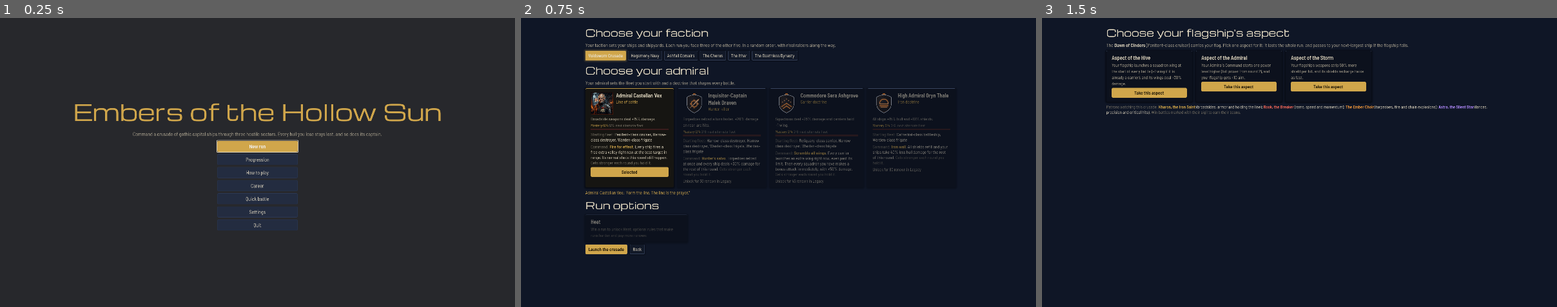
Above: before the commit, frames 1-3 (left to right).
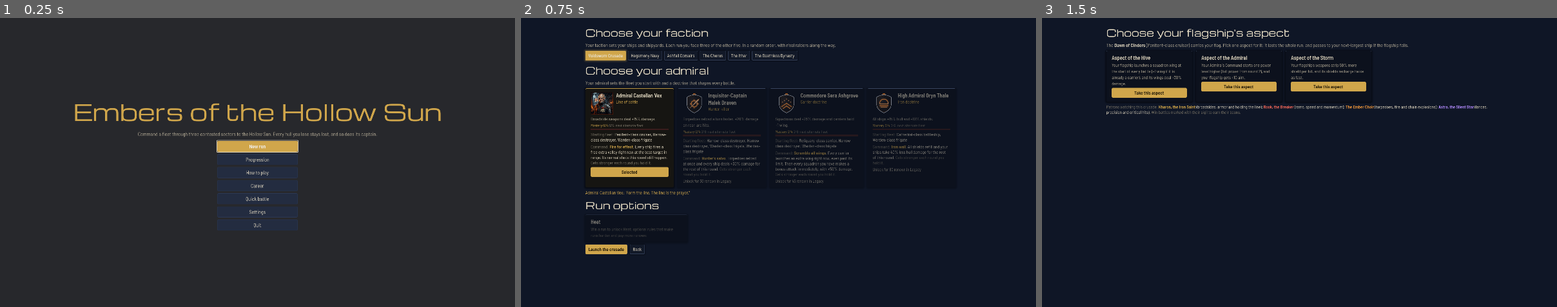
Above: after the commit, the same moments.

Repository: rcbailey12/voidsworn
Game: Godot game, scene res://main/main.tscn
Same seed, same stepped clock (60 frames per second), same inputs: the game is played once before the commit and once after it.
Inputs:
- Up to frame 1 (0.25 s): no input
- Up to frame 2 (0.75 s): click "New run" at 0.5 s
- Up to frame 3 (1.5 s): click "Launch the crusade" at 1.25 s

The runs differ from the first frame. In frame 1, 0.3% of the frame differs, in the area x 25-75%, y 39-42%; in frame 2, nothing differs; in frame 3, nothing differs.

Commit message:
G2: lore round 8 strings from rename_map_final.md (R59): tagline (Command a fleet through three contested sectors to the Hollow Sun...); battle log The Hollow Sun warps this field, on the scanners; ship panel Fleet protocols, Archive restore; fallback campaign UI Take protocol, Take salvage (relic is salvage, Opus veto), Launch; screenshot fixture Casimir Holloway of the Banked Fire; ids unchanged; FEATURES
Co-Authored-By: Claude Opus 5.5 <noreply@anthropic.com>
Claude-Session: https://claude.ai/code/session_01VJBdzhr7ytnn2ZtL2Z9aWh

Diff:
--- a/godot/main/campaign_fallback_ui.gd
+++ b/godot/main/campaign_fallback_ui.gd
@@ -4,12 +4,12 @@
 # be clicked through with it. Words for the buttons follow the browser's where known.
 
 const HUD := preload("res://ui/battle/hud.gd")
-const WORDS := {"newRunScreen": "New run", "continueRun": "Continue run", "startRun": "Launch the crusade", "enterNode": "Go to", "leaveYard": "Leave the shipyard",
+const WORDS := {"newRunScreen": "New run", "continueRun": "Continue run", "startRun": "Launch", "enterNode": "Go to", "leaveYard": "Leave the shipyard",
 	"backMap": "Back to the map", "backShipyard": "Back to the shipyard", "repairAll": "Repair all", "repair": "Repair", "buyHull": "Buy hull", "buyMod": "Buy module",
 	"upgradeMk": "Upgrade", "sellShip": "Sell", "sellConfirm": "Sell it", "equip": "Equip", "unequip": "Unequip", "promote": "Promote", "fleetScreen": "Fleet",
 	"fleetFromModal": "Fleet", "closeModal": "Close", "title": "Title screen", "legacy": "Progression", "help": "How to play", "pickAdmiral": "Admiral",
 	"pickFaction": "Faction", "pickAspect": "Aspect", "eventChoice": "Choose", "prizeStep": "Decide on the prize ships", "prizeSet": "Set", "prizeConfirm": "Confirm",
-	"salvageStep": "Salvage", "takeSalvage": "Take", "rewardNext": "Continue", "takeMod": "Take module", "takeBoon": "Take boon", "takeRelic": "Take relic",
+	"salvageStep": "Salvage", "takeSalvage": "Take", "rewardNext": "Continue", "takeMod": "Take module", "takeBoon": "Take protocol", "takeRelic": "Take salvage",
 	"takePerk": "Take perk", "c3continue": "Continue", "c3retreat": "Retreat", "c3retreatYes": "Retreat", "c3retreatNo": "Stay", "saveQuit": "Save and quit",
 	"abandonRun": "Abandon run", "buyVariant": "Unlock", "progTab": "Tab", "optAlt": "Alternate start", "optCmd": "Alternate Command", "optHeat": "Heat",
 	"battle": "Battle", "yardFleet": "Fleet"}
--- a/godot/scenes/battle/battle.gd
+++ b/godot/scenes/battle/battle.gd
@@ -469,10 +469,10 @@
 	for u in V["units"]:
 		if u["side"] == "enemy" and not u["squadron"]:
 			ne += 1
-	_log("Contact: %s. %d ship%s on the auspex." % [str(F.get("n", _enemy_fac())), ne, "s" if ne > 1 else ""], "s")
+	_log("Contact: %s. %d ship%s on the scanners." % [str(F.get("n", _enemy_fac())), ne, "s" if ne > 1 else ""], "s")
 	var well = api.world_info().get("well")
 	if well is Dictionary or (well is bool and well):
-		_log("A dead star warps this field. Ships that start a turn near it get +1 movement from the slingshot, but it drags close ships inward and tears at any hull on its rim.", "s")
+		_log("The Hollow Sun warps this field. Ships that start a turn near it get +1 movement from the slingshot, but it drags close ships inward and tears at any hull on its rim.", "s")
 	batches.append({"events": api.take_events(), "view": api.view()})
 	if not showcase:
 		sfx.ambient_start()
@@ -2881,7 +2881,7 @@
 			tr.append("Feeds on kills nearby (up to %d%% hull a round)." % int(round(float(TBL.get("FEED_CAP", 0.0)) * 100.0)))
 		if fac == "deathless" and _jt(T.get("reanimate")):
 			var L = Bs.get("legion", {}).get(ru["side"]) if Bs.get("legion") is Dictionary else null
-			tr.append("Reassembled this battle." if _jt(ru.get("risen")) else ("Endless legion: the first to fall reassembles next round." if L is Dictionary and float(L.get("used", 0)) < float(L.get("max", 0)) and not _jt(ru.get("pflag")) and not _jt(ru.get("flagship")) and not _jt(ru.get("boss")) else "Endless legion spent."))
+			tr.append("Reassembled this battle." if _jt(ru.get("risen")) else ("Archive restore: the first to fall reassembles next round." if L is Dictionary and float(L.get("used", 0)) < float(L.get("max", 0)) and not _jt(ru.get("pflag")) and not _jt(ru.get("flagship")) and not _jt(ru.get("boss")) else "Archive restore spent."))
 		for ts in (Bs["torps"] if Bs.get("torps") is Array else []):
 			if ts.get("tid") == ru.get("id") and ts.get("side") != ru.get("side"):
 				tr.append("[color=#e27f74]Torpedoes inbound: they strike its marked hex next turn. Move 3 or more hexes from it to dodge.[/color]")
@@ -2953,7 +2953,7 @@
 			var d := str(dl[clampi(int(_z0(b.get("r"))), 0, dl.size() - 1)]) if not dl.is_empty() else ""
 			bb += "[color=%s]▌[/color][b]%s[/b]%s [color=#b3aa95]%s[/color]\n" % [pcol, str(B0.get("n", "")), (" [color=#d0a64b]×%d this battle[/color]" % int(stats[b["id"]])) if _jt(stats.get(b.get("id"))) else "", d]
 		if bb != "":
-			extra.append(["Fleet boons", bb.strip_edges()])
+			extra.append(["Fleet protocols", bb.strip_edges()])
 	if ru["side"] == "enemy":
 		var F = TBL.get("FACTIONS", {}).get(str(ru.get("fac")), {})
 		if F is Dictionary and str(F.get("blurb", "")) != "":
--- a/godot/scenes/campaign/campaign_scene.gd
+++ b/godot/scenes/campaign/campaign_scene.gd
@@ -56,7 +56,7 @@
 	var M = C.META
 	M["renown"] = 95; M["stats"]["runs"] = 6; M["stats"]["best"] = 3; M["stats"]["wins"] = 1; M["stats"]["wonFacs"] = ["voidsworn"]
 	M["mastery"]["vex"] = 34; M["favour"]["iron"] = 13; M["favour"]["storm"] = 5
-	M["fallen"] = [{"name": "Ordo Halvar", "rank": 2, "fac": "voidsworn", "ship": "Saint Ignatius", "sector": 2}]
+	M["fallen"] = [{"name": "Casimir Holloway", "rank": 2, "fac": "voidsworn", "ship": "Banked Fire", "sector": 2}]
 	C.titleScreen(); await _shot(dir, "01_title")
 	C.act("legacy"); await _shot(dir, "02_progression")
 	C.act("progTab", "favour"); await _shot(dir, "03_progression_favour")
--- a/godot/ui/battle/brand.gd
+++ b/godot/ui/battle/brand.gd
@@ -4,11 +4,11 @@
 # sci-fi display face) and small labels Oxanium small caps, the same faces G3's campaign map uses
 # (godot/ui/campaign/fonts, OFL); body text stays Barlow Semi Condensed.
 #
-# Renaming the game: change TITLE (and TAGLINE) here only. TAGLINE waits for the lore helper's rename_map_final.md. The title screen fits any
+# Renaming the game: change TITLE (and TAGLINE) here only. Both follow contrib/opus/compute/rename_map_final.md. The title screen fits any
 # length on one line; the window title follows TITLE.
 
 const TITLE := "Embers of the Hollow Sun"   # lore round 8, approved by Ryan Oct 27 (FINDINGS R59)
-const TAGLINE := "Command a crusade of gothic capital ships through three hostile sectors. Every hull you lose stays lost, and so does its captain."
+const TAGLINE := "Command a fleet through three contested sectors to the Hollow Sun. Every hull you lose stays lost, and so does its captain."
 
 const DISPLAY_PATH := "res://ui/campaign/fonts/Michroma-Regular.ttf"
 const CAPS_PATH := "res://ui/campaign/fonts/Oxanium-Variable.ttf"
Not shown, changed: godot/main/FEATURES.md
